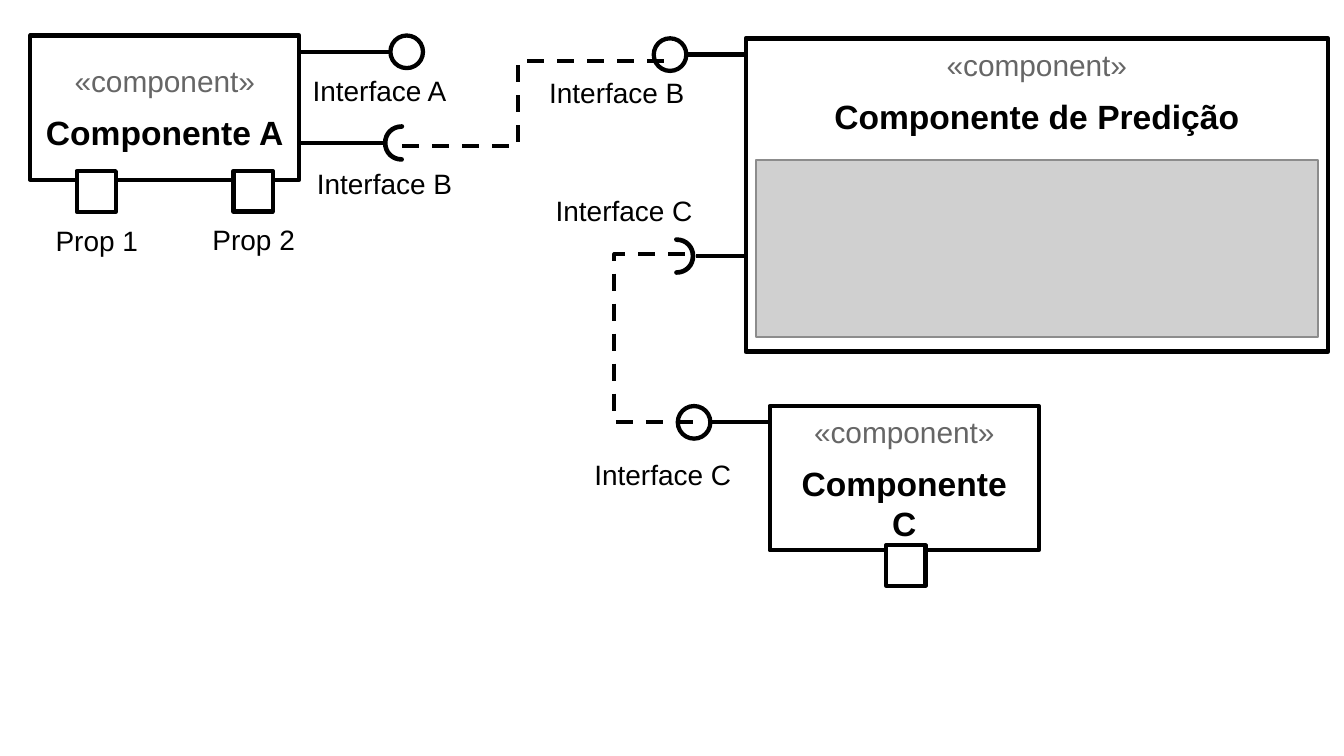
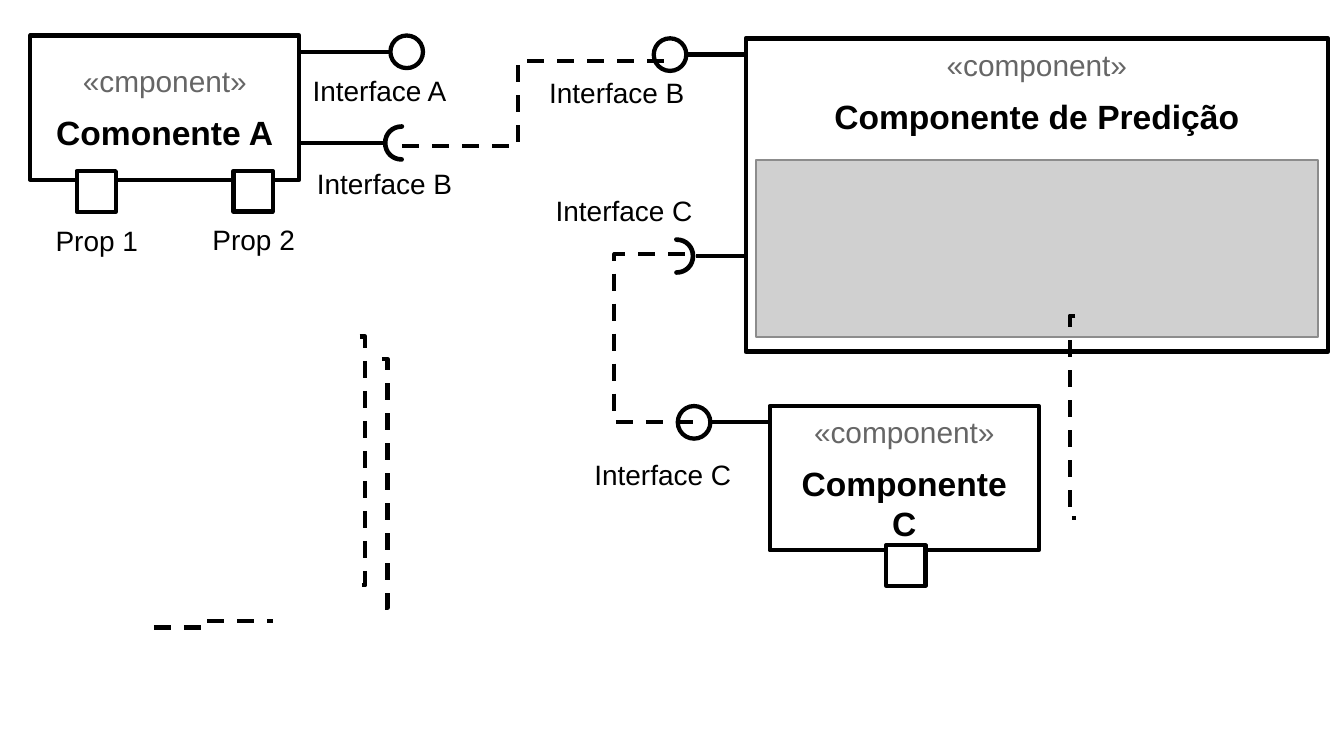
Before and after one commit to santanche/component2learn, a slide deck: slide 5 of labs/2021/01-data-flow/solucoes/Lab01 - Diagramas de Referência.pptx (slide 4 before the commit). Drawn at 1344x756 pixels with LibreOffice and Linux fonts; fonts in the diff are those of the drawing; grey boxes stand for pictures. Boxes give left, top, right and bottom in pixels: in the first picture for what was removed or moved away, otherwise in the second. Text is boxed around its words. In the diff, an @@ line names an element or a change of style, - is before the commit and + after.

```diff
--- a/labs/2021/01-data-flow/solucoes/Lab01 - Diagramas de Referência.pptx
+++ b/labs/2021/01-data-flow/solucoes/Lab01 - Diagramas de Referência.pptx
@@ text in rectangle at [56,72,273,146]: text changed @@
-«component»
-Componente A
+«cmponent»
+Comonente A
@@ freeform shape added at [1070,316,1077,517], outline #000000 2.3 pt dashed @@
@@ freeform shape added at [359,336,366,585], outline #000000 2.3 pt dashed @@
@@ freeform shape added at [380,359,387,607], outline #000000 2.3 pt dashed @@
@@ freeform shape added at [155,621,273,628], outline #000000 2.3 pt dashed @@
```
Also in this commit, not shown: 1 other slide changed, 1 slide added, 11 other files.
